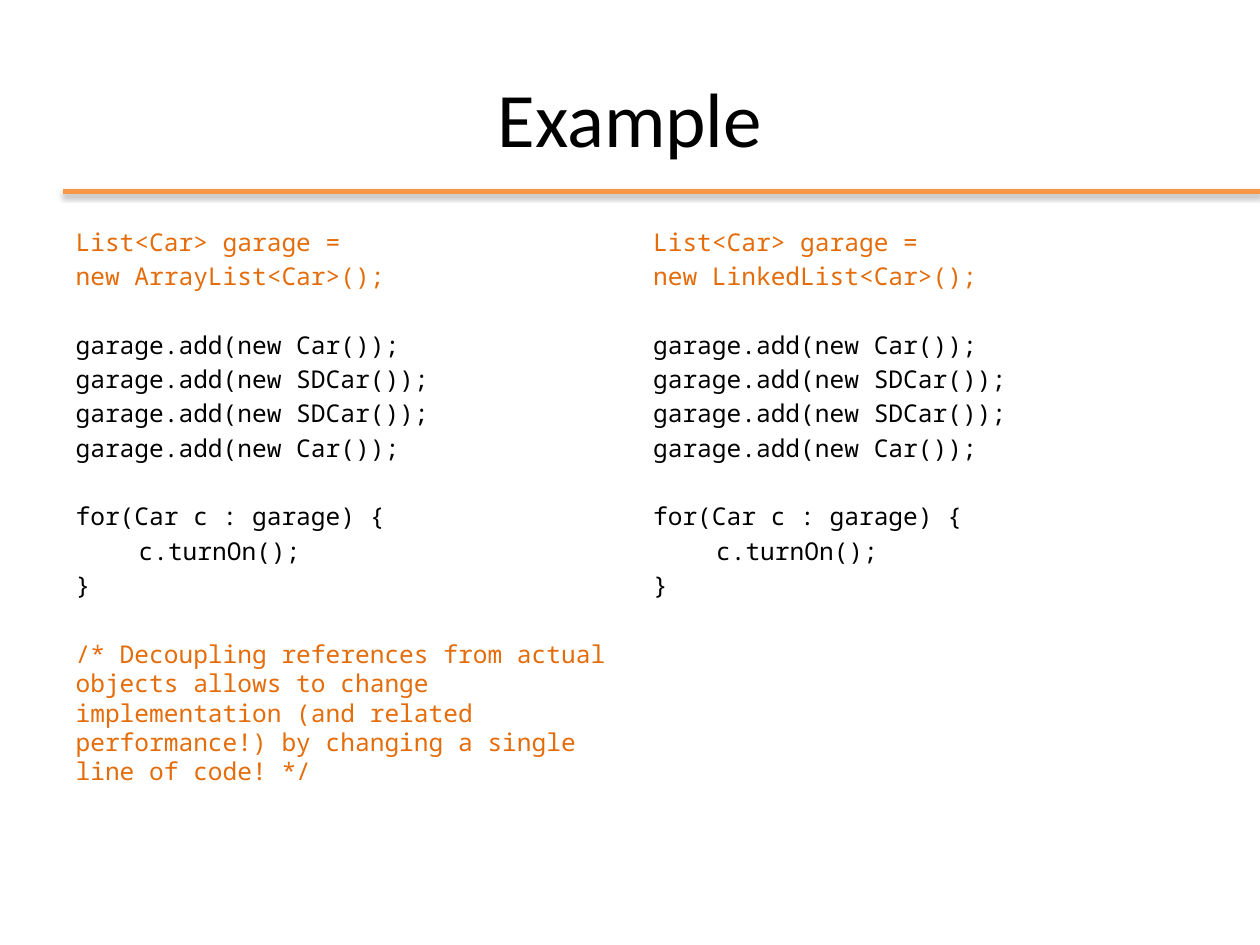
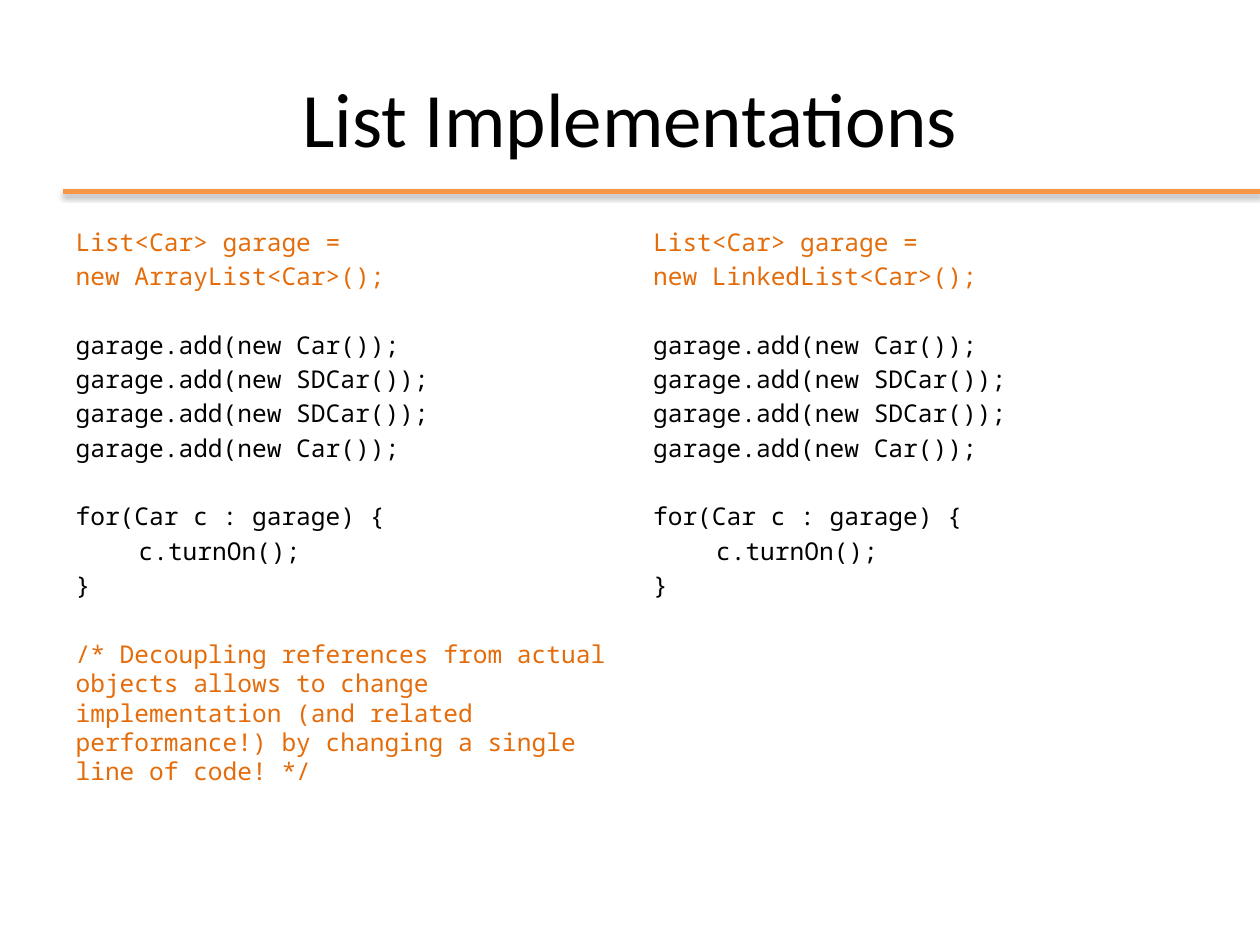
Before and after one commit to Andrea99-beep/ooprogramming, a slide deck: slide 18 of slides/ppt/04_Collections.pptx (slide 19 before the commit). Drawn at 1260x945 pixels with LibreOffice and Linux fonts; fonts in the diff are those of the drawing; background and template pictures are left out. Boxes give left, top, right and bottom in pixels: in the first picture for what was removed or moved away, otherwise in the second. Text is boxed around its words. In the diff, an @@ line names an element or a change of style, - is before the commit and + after.

```diff
--- a/slides/ppt/04_Collections.pptx
+++ b/slides/ppt/04_Collections.pptx
@@ title at [302, 93, 957, 160]: text changed @@
-Example
+List Implementations
```
Also in this commit, not shown: 3 other slides changed, 6 other files.
